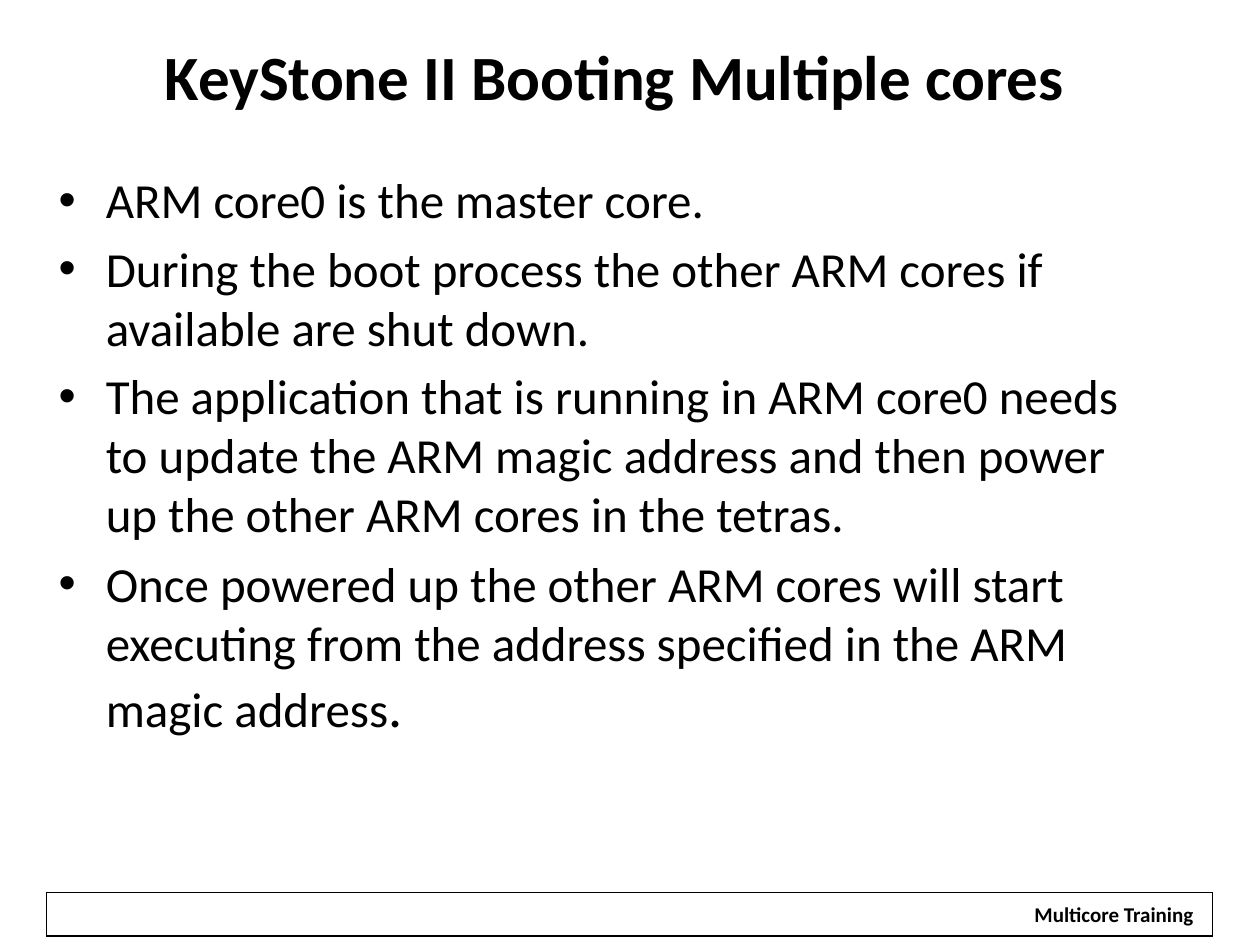
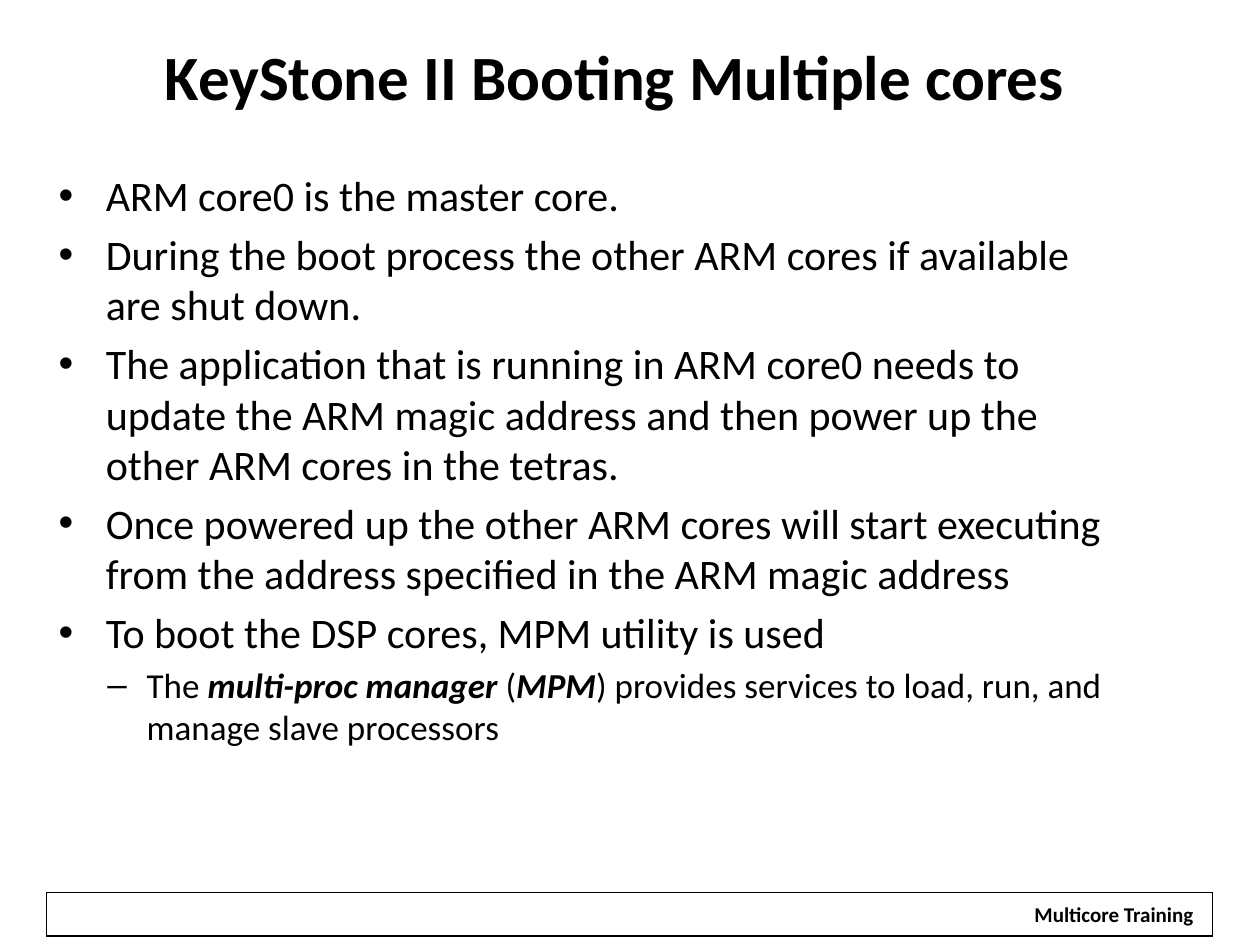
Before and after one commit to hari1989/keystone-workshop, a slide deck: slide 54 of preliminary/Working/presentations/KeyStone_2_ Bootloader_v2.pptx (slide 67 before the commit). Drawn at 1260x945 pixels with LibreOffice and Linux fonts; fonts in the diff are those of the drawing; background and template pictures are left out. Boxes give left, top, right and bottom in pixels: in the first picture for what was removed or moved away, otherwise in the second. Text is boxed around its words. In the diff, an @@ line names an element or a change of style, - is before the commit and + after.

```diff
--- a/preliminary/Working/presentations/KeyStone_2_ Bootloader_v2.pptx
+++ b/preliminary/Working/presentations/KeyStone_2_ Bootloader_v2.pptx
@@ text at <box>106,181,1069,481</box>: size 28 to 24 pt in "ARM core0 is the master core.", "During the boot process the other ARM ...", "The application that is running in ARM ..." @@
@@ text at <box>106,509,1102,746</box>: text changed; size 28 to 24 pt @@
-• Once powered up the other ARM cores will start executing from the address specified in the ARM magic address.
+• Once powered up the other ARM cores will start executing from the address specified in the ARM magic address
+• To boot the DSP cores, MPM utility is used
+  – The multi-proc manager (MPM) provides services to load, run, and manage slave processors
```
Also in this commit, not shown: 13 other slides changed, 4 slides added, 17 slides removed.
